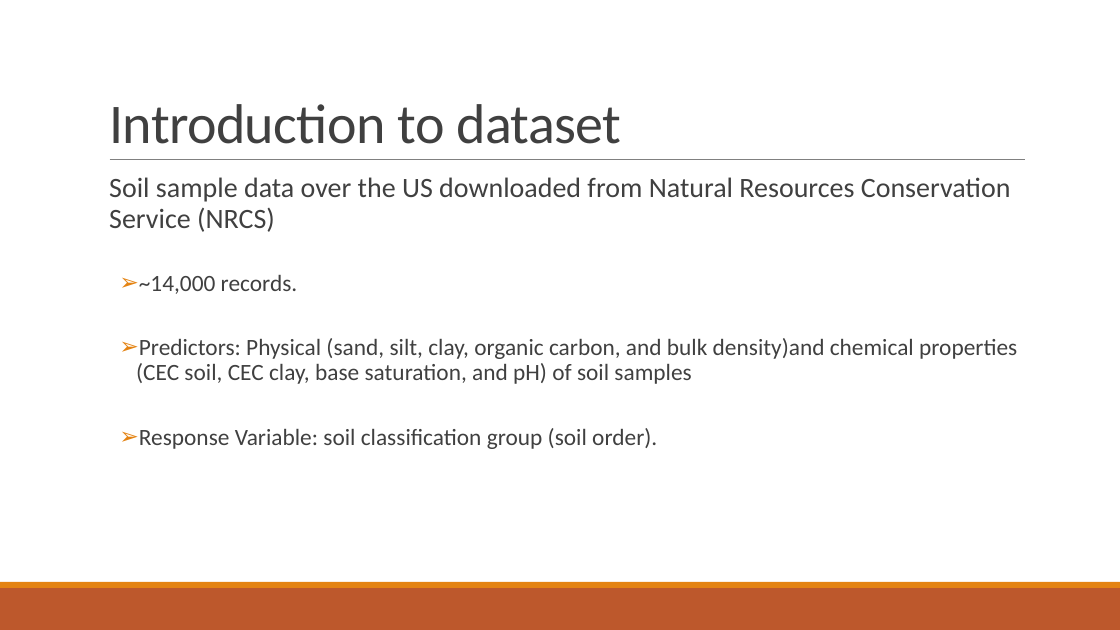
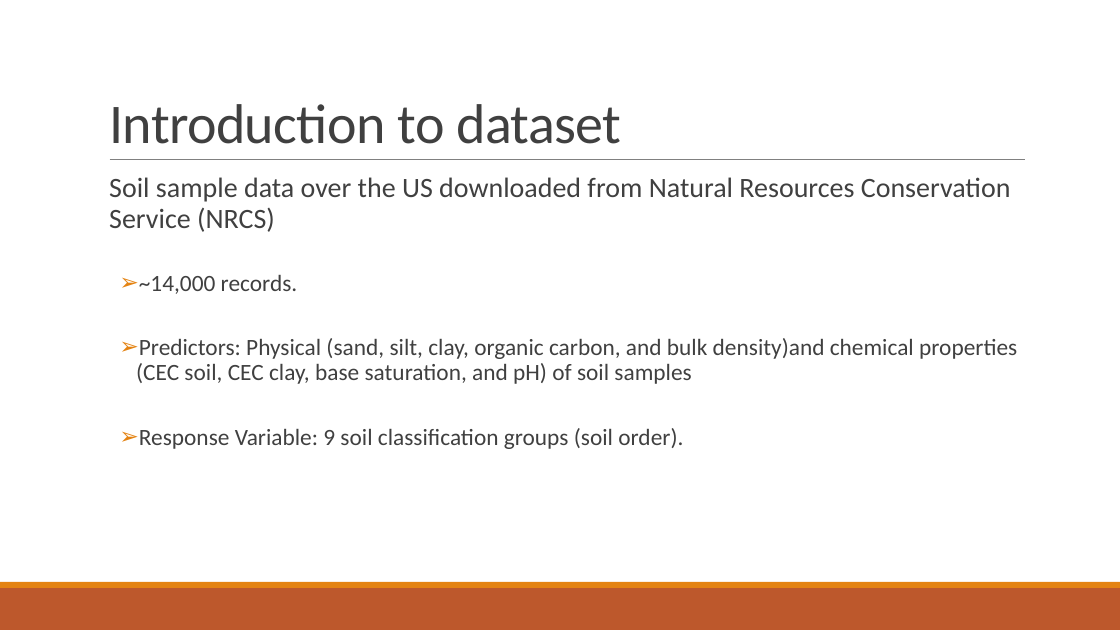
Before and after one commit to MLBartley/DataMiningCourse, a slide deck: slide 2 of Project1Slides.pptx. Drawn at 1120x630 pixels with LibreOffice and Linux fonts; fonts in the diff are those of the drawing. Boxes give left, top, right and bottom in pixels: in the first picture for what was removed or moved away, otherwise in the second. Text is boxed around its words. In the diff, an @@ line names an element or a change of style, - is before the commit and + after.

Commit message:
added to slides

```diff
--- a/Project1Slides.pptx
+++ b/Project1Slides.pptx
@@ text at [139,428,683,449]: text changed @@
-  ➢ Response Variable: soil classification group (soil order).
+  ➢ Response Variable: 9 soil classification groups (soil order).
```
Also in this commit, not shown: 2 other slides changed, 1 slide added, 1 slide removed.
